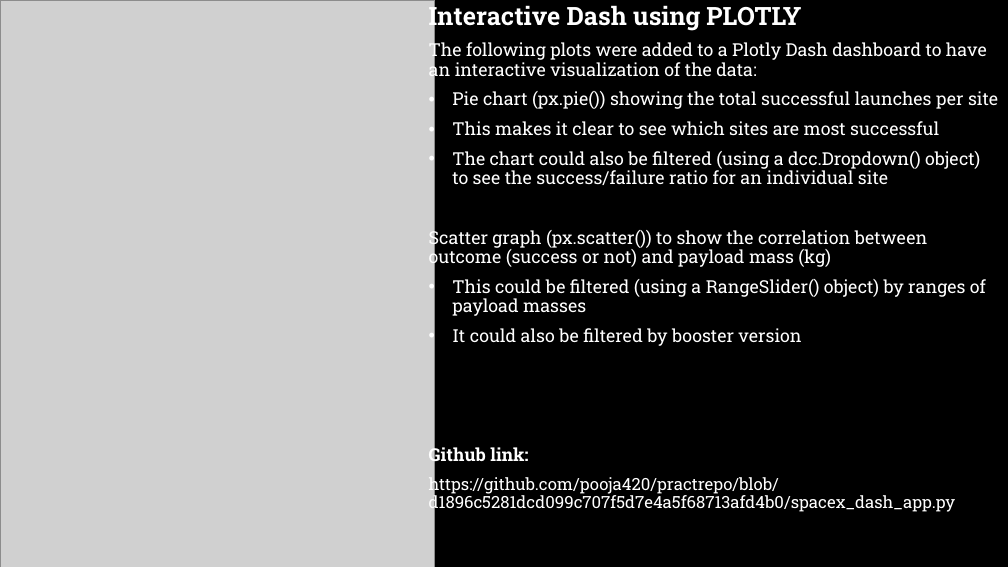
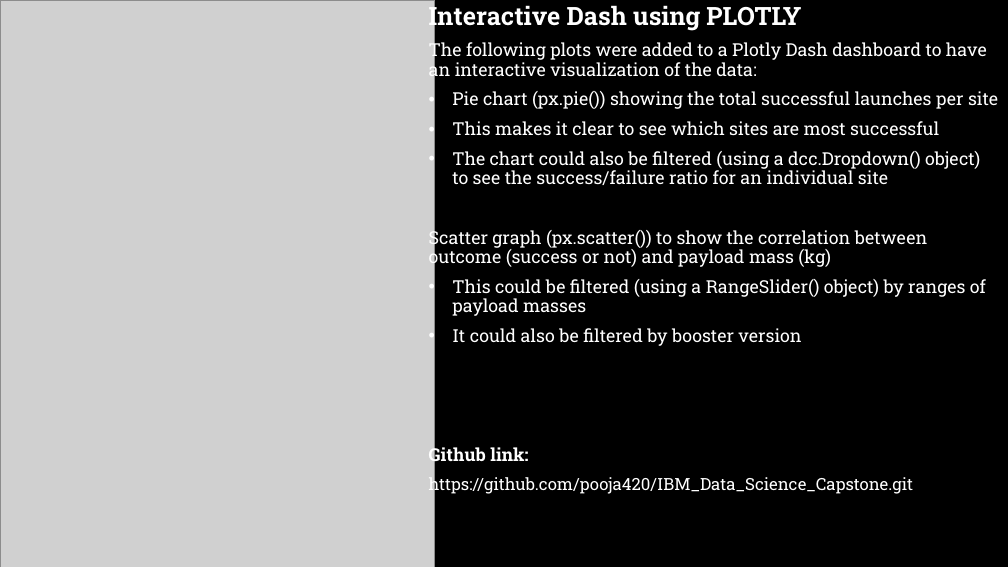
Before and after one commit to pooja420/IBM_Data_Science_Capstone, a slide deck: slide 15 of Space_X_Capstone_20230110.pptx. Drawn at 1008x567 pixels with LibreOffice and Linux fonts; fonts in the diff are those of the drawing; grey boxes stand for pictures. Boxes give left, top, right and bottom in pixels: in the first picture for what was removed or moved away, otherwise in the second. Text is boxed around its words. In the diff, an @@ line names an element or a change of style, - is before the commit and + after.

```diff
--- a/Space_X_Capstone_20230110.pptx
+++ b/Space_X_Capstone_20230110.pptx
@@ subtitle at (429,475,913,495): text changed @@
-https://github.com/pooja420/practrepo/blob/d1896c5281dcd099c707f5d7e4a5f68713afd4b0/spacex_dash_app.py
+https://github.com/pooja420/IBM_Data_Science_Capstone.git
```
Also in this commit, not shown: 7 other slides changed.
